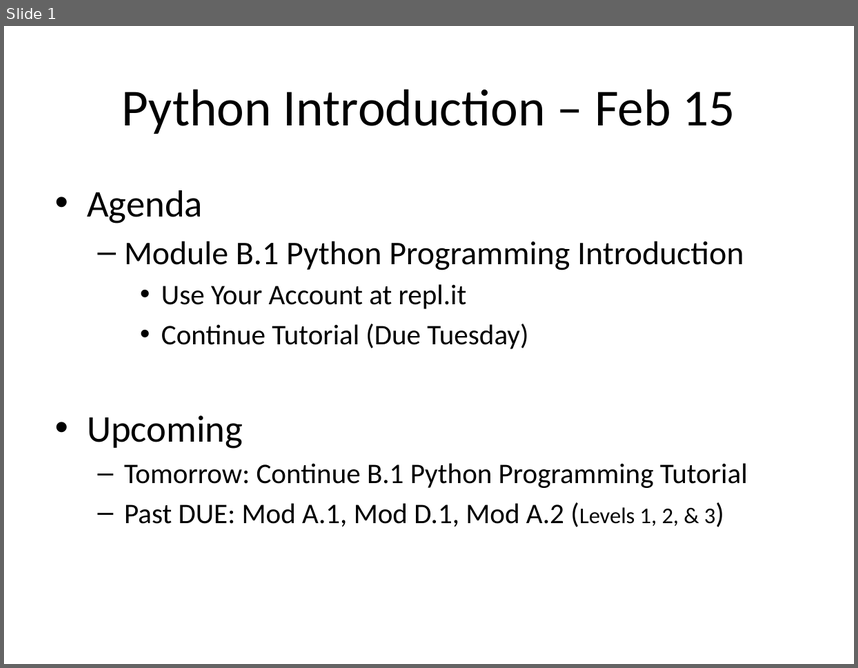
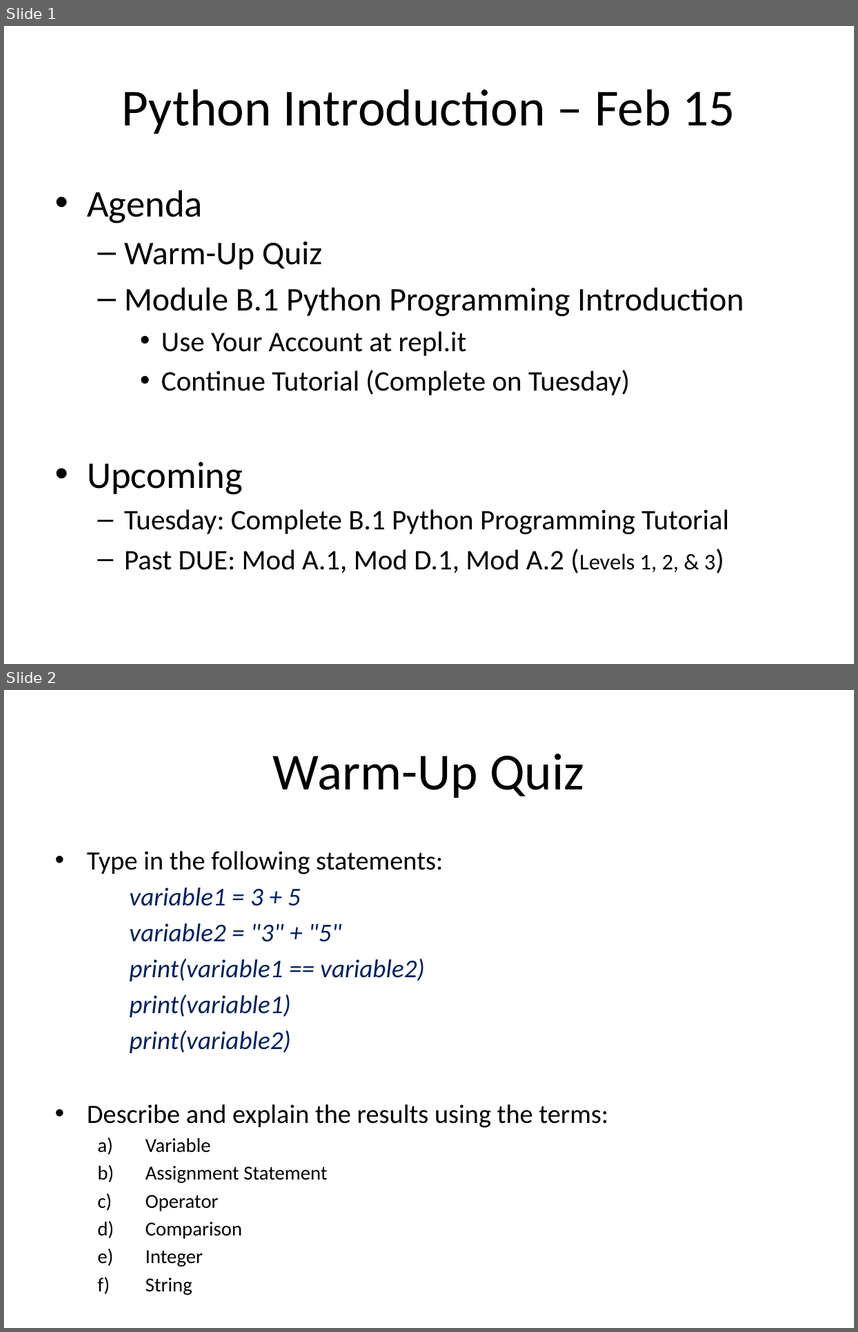
Before and after one commit to Greg5519/Old2O, a slide deck: Daily Agendas/Day2.5_PythonIntro2.pptx. Shown one above the other, each under a label of ours: slide 1 before the commit, slides 1 and 2 after it. The pictures are 858x668 and 858x1332 pixels, drawn with LibreOffice and Linux fonts; fonts in the diff are those of the drawing. Boxes give left, top, right and bottom in pixels: in the first picture for what was removed or moved away, otherwise in the second. Text is boxed around its words. In the diff, an @@ line names an element or a change of style, - is before the commit and + after.

Commit message:
P2 Prep

```diff
--- a/Daily Agendas/Day2.5_PythonIntro2.pptx
+++ b/Daily Agendas/Day2.5_PythonIntro2.pptx
@@ slide 2 added at (4,690,854,1328), background #FFFFFF @@
@@ title added at (273,753,584,798), 44 pt, text #000000 @@
+Warm-Up Quiz
@@ text added at (87,851,608,1266), 21.7 pt, text #000000 @@
+• Type in the following statements:
+    variable1 = 3 + 5
+    variable2 = "3" + "5"
+    print(variable1 == variable2)
+    print(variable1)
+    print(variable2)
+• Describe and explain the results using the terms:
+  a) Variable
+  b) Assignment Statement
+  c) Operator
+  d) Comparison
+  e) Integer
+  f) String
@@ slide 1 changed as well @@
@@ text at (124,241,322,270): paragraph added @@
+  – Warm-Up Quiz
@@ text at (161,370,630,395): text changed @@
-    • Continue Tutorial (Due Tuesday)
+    • Continue Tutorial (Complete on Tuesday)
@@ text at (124,509,729,534): text changed @@
-  – Tomorrow: Continue B.1 Python Programming Tutorial
+  – Tuesday: Complete B.1 Python Programming Tutorial
```
